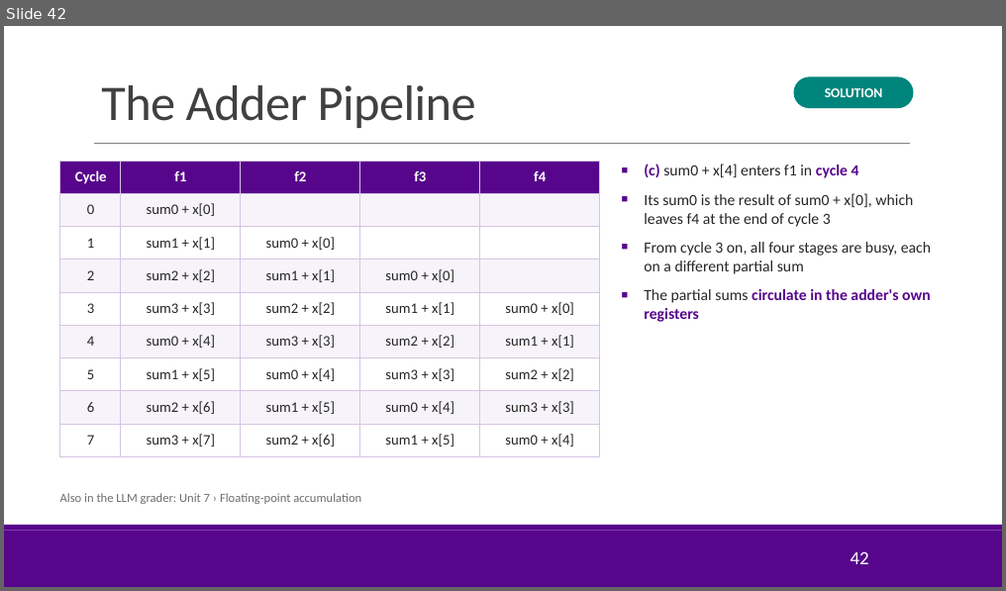
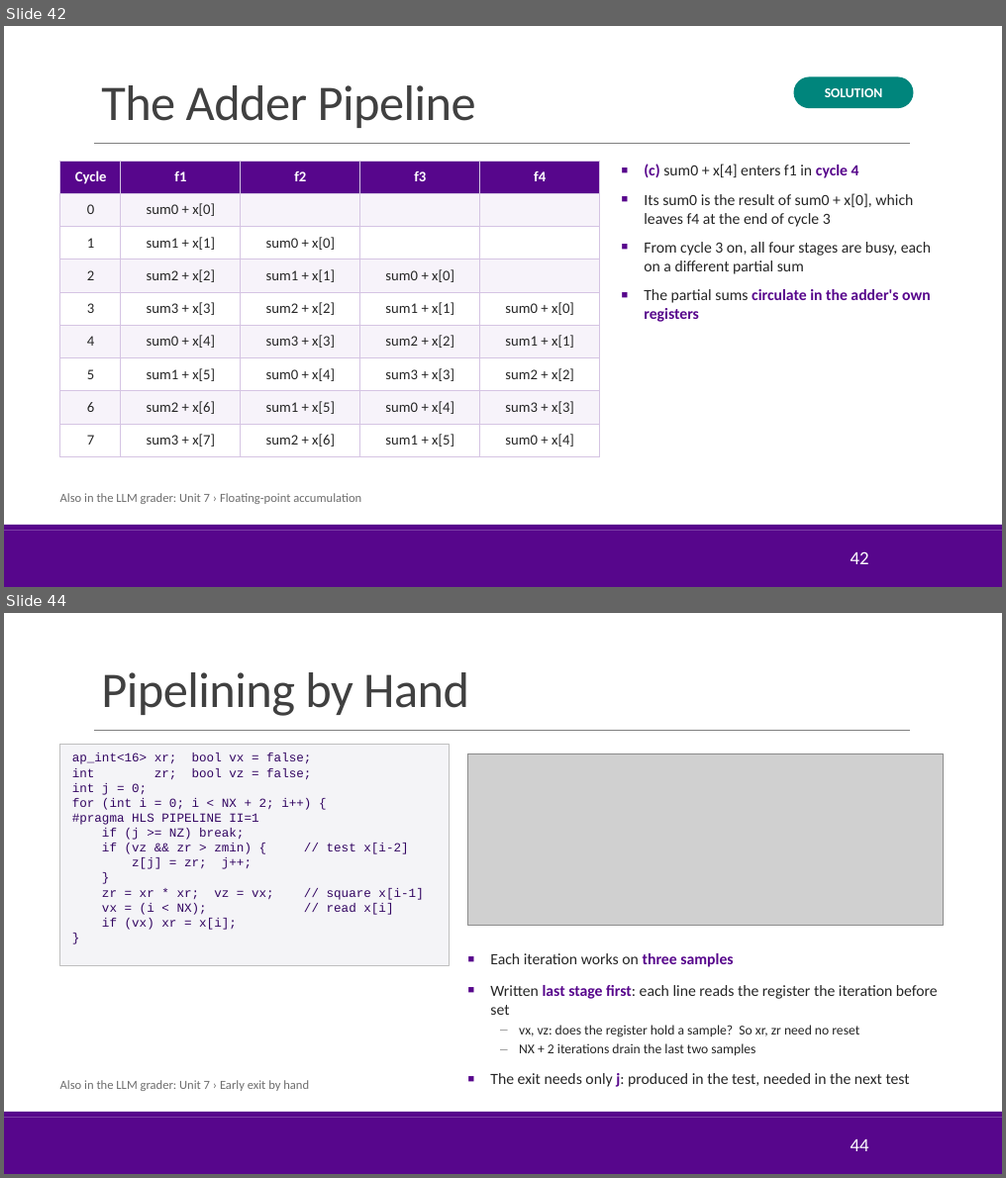
Before and after one commit to sdrangan/hwdesign, a slide deck: units/unit07_loopopt/loopopt.pptx. Shown one above the other, each under a label of ours: slide 42 before the commit, slides 42 and 44 after it; the slides between them are not shown. The pictures are 1006x591 and 1006x1178 pixels, drawn with LibreOffice and Linux fonts; fonts in the diff are those of the drawing; grey boxes stand for pictures; background and template pictures are left out. Boxes give left, top, right and bottom in pixels: in the first picture for what was removed or moved away, otherwise in the second. Text is boxed around its words. In the diff, an @@ line names an element or a change of style, - is before the commit and + after.

```diff
--- a/units/unit07_loopopt/loopopt.pptx
+++ b/units/unit07_loopopt/loopopt.pptx
@@ slide 44 added at (x1=4, y1=613, x2=1002, y2=1174), background #FFFFFF; not listed: 3 template elements that a slide beside it also shows @@
@@ title added at (x1=101, y1=672, x2=469, y2=716), 48 pt, text #404040 @@
+Pipelining by Hand
@@ rectangle added at (x1=60, y1=744, x2=450, y2=965), fill #F4F4F7, outline #BFBFBF 0.75 pt, 12 pt, text #330662 @@
+ap_int<16> xr; bool vx = false;
+int zr; bool vz = false;
+int j = 0;
+for (int i = 0; i < NX + 2; i++) {
+#pragma HLS PIPELINE II=1
+if (j >= NZ) break;
+if (vz && zr > zmin) { // test x[i-2]
+z[j] = zr; j++;
+}
+zr = xr * xr; vz = vx; // square x[i-1]
+vx = (i < NX); // read x[i]
+if (vx) xr = x[i];
+}
@@ picture added at (x1=468, y1=754, x2=944, y2=925) @@
@@ text added at (x1=490, y1=954, x2=938, y2=1087), 15 pt, text #262626 @@
+■ Each iteration works on three samples
+■ Written last stage first: each line reads the register the iteration before set
+– vx, vz: does the register hold a sample? So xr, zr need no reset
+– NX + 2 iterations drain the last two samples
+■ The exit needs only j: produced in the test, needed in the next test
@@ text added at (x1=60, y1=1080, x2=309, y2=1091), 12 pt, text #6E6E6E @@
+Also in the LLM grader: Unit 7 › Early exit by hand
@@ page number added at (x1=850, y1=1140, x2=869, y2=1152), 18 pt, text #FFFFFF @@
+44
```
Also in this commit, not shown: 3 other slides added, 7 other files.
